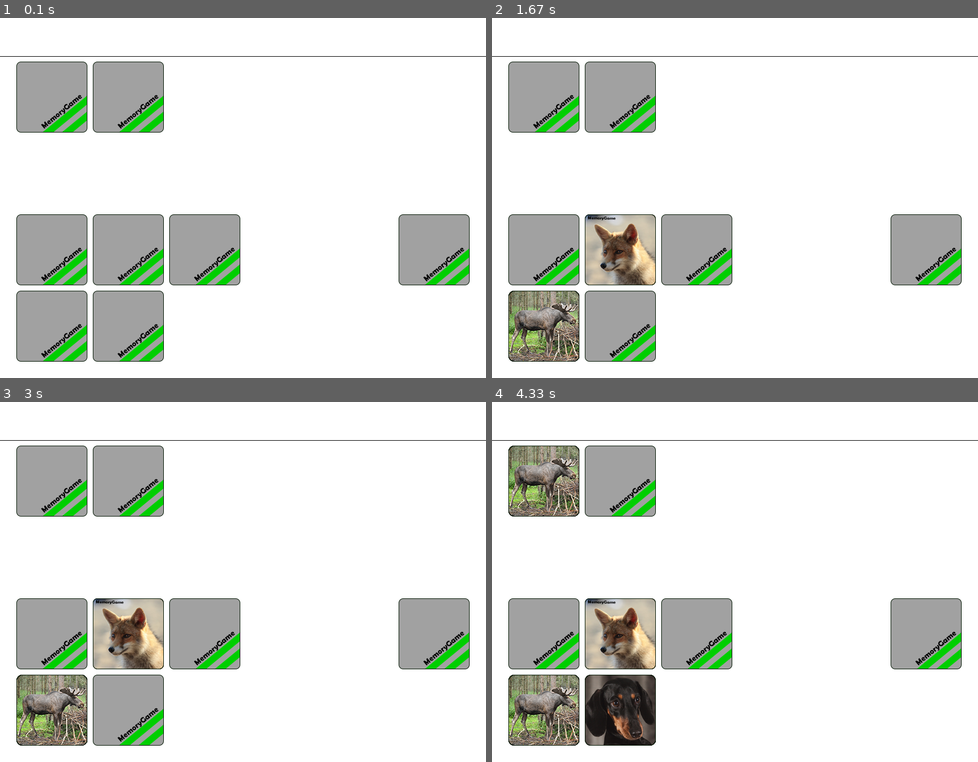
Above: before the commit, frames 1-4 (two rows, left to right).
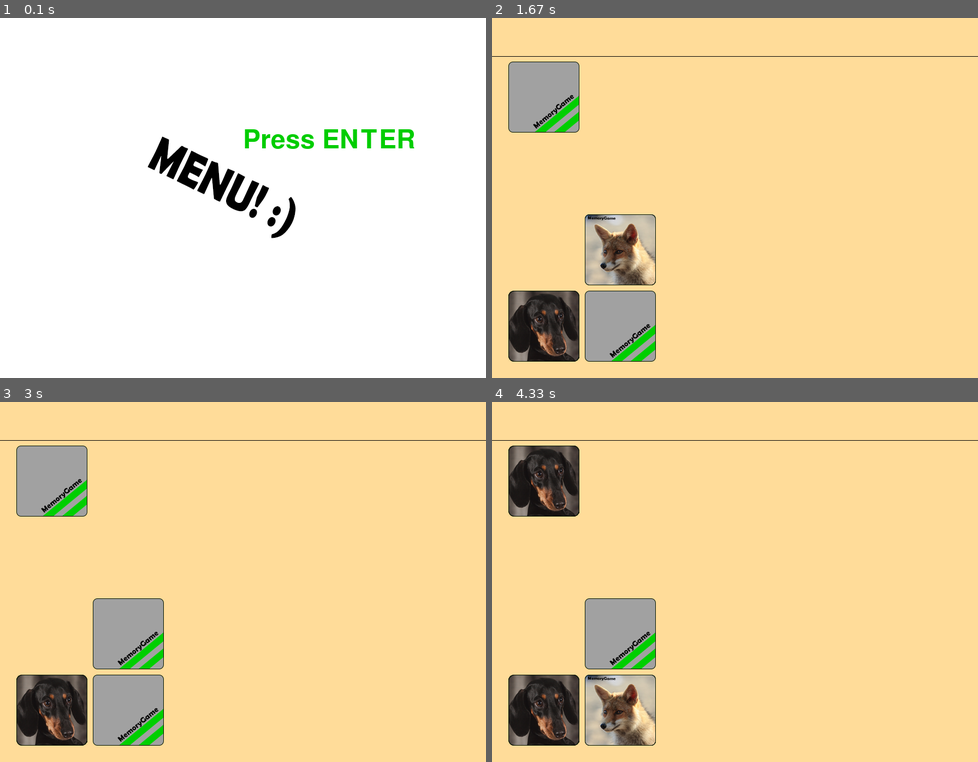
Above: after the commit, the same moments.

Repository: TheAndry/PygamePracticeGame
Game: pygame game, started from MemoryGame.py
Two runs of this game, one before a commit and one after it. Both use one fixed random seed, a clock stepped at 60 frames per second and the inputs below.
Inputs (mouse positions are in pixels of both pictures, inside the frame that each line leads up to):
- Up to frame 1 (0.1 s): no input
- Up to frame 2 (1.67 s): tap Enter at 0.33 s; press the mouse at (618, 248) at 0.7 s; move the mouse to (589, 277) at 0.8 s; release the mouse at (564, 302) at 0.93 s; press the mouse at (545, 327) at 1.03 s; move the mouse to (730, 309) at 1.13 s; release the mouse at (919, 291) at 1.27 s
- Up to frame 3 (3 s): press the mouse at (53, 711) at 2.87 s; move the mouse to (189, 596) at 2.97 s
- Up to frame 4 (4.33 s): release the mouse at (822, 481) at 3.1 s; press the mouse at (545, 711) at 3.2 s; move the mouse to (657, 657) at 3.3 s; release the mouse at (773, 603) at 3.43 s; press the mouse at (545, 481) at 3.53 s; move the mouse to (613, 549) at 3.63 s; release the mouse at (686, 614) at 3.77 s; press the mouse at (545, 481) at 3.87 s; move the mouse to (720, 488) at 3.97 s; release the mouse at (895, 499) at 4.1 s; press the mouse at (618, 711) at 4.2 s; move the mouse to (676, 646) at 4.3 s

The runs differ from the first frame. In frame 1, 26% of the frame differs, in the area x 0-100%, y 10-96%; in frame 2, 91%; in frame 3, 93%; in frame 4, 99%, in the area x 0-100%, y 0-100%.

Commit message:
Game class and different views added.

Diff:
--- a/MemoryGame.py
+++ b/MemoryGame.py
@@ -1,23 +1,35 @@
-import pygame, sys, random
+# -*- coding: utf-8 -*-
+
+import pygame, sys, random, time
 
 pygame.init()
 
-width = 890
-height = 660
-screen = pygame.display.set_mode([width, height])
+WIDTH = 890
+HEIGHT = 660
+gameScreen = pygame.display.set_mode([WIDTH, HEIGHT])
 
 pygame.display.set_caption('MemoryGame')
-
+time = pygame.time.Clock()
+
+# TODO: Try to make image thing better
 '''Pictures from https://pixabay.com/'''  # TODO: Need 12 cards
 card_back = pygame.image.load("./resources/cardBack.png").convert_alpha()
 card_fox = pygame.image.load("./resources/cardFox.png").convert_alpha()
 card_dachshund = pygame.image.load("./resources/cardDachshund.png").convert_alpha()
 card_moose = pygame.image.load("./resources/cardMoose.png").convert_alpha()
 card_bear = pygame.image.load("./resources/cardBear.png").convert_alpha()
+menu_image = pygame.image.load("./resources/gameMenu.png").convert()
 
 cardSize = card_back.get_rect().size
 
-allCardsList = [card_fox, card_dachshund, card_moose, card_bear]
+allCardsList = [card_fox, card_dachshund]  # card_bear, card_moose Removed for testing
+
+
+def Text(screen, text, size, color, coords):
+    lfont = pygame.font.SysFont(None, size)
+    labl = lfont.render(text, 1, color)
+    screen.blit(labl, coords)
+
 
 class Card:
     def __init__(self, x, y, picture):
@@ -27,77 +39,166 @@
         self.card = card_back
 
     def mouse(self, pos, click):  # TODO: Think how to make hover
-
         if self.x + cardSize[0] > pos[0] > self.x and self.y + cardSize[1] > pos[1] > self.y:
             if click[0] == 1:
                 self.card = self.pic
-
-    def ifClicked(self):  # Not sure if it is important
-        if self.card == self.pic:
-            return True
-        else:
-            return False
+                if self in game.mouseClicks:
+                    pass
+                elif self in game.openedCards:
+                    pass
+                else:
+                    game.mouseClicks.append(self)
+
+    def flipBack(self):
+        self.card = card_back
 
     def drawCard(self, scren):
         scren.blit(self.card, [self.x, self.y])
 
+
 class Cards:
     def __init__(self):
-        self.cards1 = []
-        self.cards2 = []
-
-    def board(self):  # TODO: Find if there is any bugs and check if it works correctly
-        coordinates = makeGrid()
+        self.cards = []
+
+    def board(self, grid):
         for card in allCardsList:
-            position = random.randint(0, len(coordinates)-1)
-            self.cards1.append(Card(coordinates[position][0], coordinates[position][1], card))
-            coordinates.pop(position)
-            position = random.randint(0, len(coordinates)-1)
-            self.cards2.append(Card(coordinates[position][0], coordinates[position][1], card))
-            coordinates.pop(position)
+            for i in range(2):
+                position = random.randint(0, len(grid)-1)
+                self.cards.append(Card(grid[position][0], grid[position][1], card))
+                grid.pop(position)
+
+    def click(self):
+        for cardclick in self.cards:
+            cardclick.opened()
 
     def mouse(self, pos, click):
-        for cardmouse in self.cards1:
+        for cardmouse in self.cards:
             cardmouse.mouse(pos, click)
-        for cardmouse2 in self.cards2:
-            cardmouse2.mouse(pos, click)
 
     def drawBoard(self, display):
-        for draw in self.cards1:
+        for draw in self.cards:
             draw.drawCard(display)
-        for draw2 in self.cards2:
-            draw2.drawCard(display)
-
-def makeGrid():
-    gridList = []
-
-    for i in range(4):  # cards in vertical |
-        y = 80 + (i*10)
-        y += i*cardSize[1]
-        for j in range(6):  # cards in horizontal --
-            x = 30 + (j*10)
-            x += j*cardSize[0]
-            f = x, y
-            gridList.append(f)
-
-    random.shuffle(gridList)
-    return gridList
-
-def playGame():
-    pass
-
-kaartid = Cards()  # For testing
-kaartid.board()
+
+
+class Status():
+    menu = 1
+    game = 2
+    end = 3
+    pause = 4
+
+
+class Game:
+    def __init__(self, screen):
+        self.currentStatus = Status.menu
+        self.currentScreen = screen
+        self.cards = Cards()
+        self.openedCards = []
+        self.mouseClicks = []
+        self.gameBackground = None  # TODO: Make game background
+
+    def makeGrid(self):  # Think where to put this
+        gridList = []
+
+        for i in range(4):  # cards in vertical |
+            y = 80 + (i*10)
+            y += i*cardSize[1]
+            for j in range(6):  # cards in horizontal --
+                x = 30 + (j*10)
+                x += j*cardSize[0]
+                f = x, y
+                gridList.append(f)
+
+        random.shuffle(gridList)
+
+        return gridList
+
+    def showMenu(self):
+        self.currentStatus = Status.menu
+        #pygame.mixer.music.stop()
+        #pygame.mixer.music.load(BACKGROUND MUSIC)
+        #pygame.mixer.music.play(-1)
+
+    def startGame(self):
+        self.currentStatus = Status.game
+        self.cards.board(self.makeGrid())
+        #pygame.mixer.music.stop()
+        #pygame.mixer.music.load(BACKGROUND MUSIC WHILE PLAYING)
+        #pygame.mixer.music.play(-1)
+
+    def goPause(self):
+        self.currentStatus = Status.pause
+        #pygame.mixer.music.pause()
+
+    def backToGame(self):
+        self.currentStatus = Status.game
+        #pygame.mixer.music.unpause()
+
+    def gameEnd(self):
+        self.currentStatus = Status.end
+        #sound = pygame.mixer.Sound(GAME END SOUND)
+        #sound.play()
+        #pygame.mixer.music.stop()
+
+    def turnCards(self):
+        if len(self.mouseClicks) == 2:
+            pygame.display.flip()
+            if self.mouseClicks[0].pic is self.mouseClicks[1].pic:
+                self.openedCards.append(self.mouseClicks[0]); self.openedCards.append(self.mouseClicks[1])
+                del self.mouseClicks[:]
+            else:
+                pygame.time.wait(1500)
+                self.mouseClicks[0].flipBack(); self.mouseClicks[1].flipBack()
+
+                del self.mouseClicks[:]  # mouseClicks.clear()
+
+    def ifOpened(self):
+        if len(self.openedCards) == len(allCardsList)*2:
+            self.gameEnd()
+
+    def updateScreen(self):
+        if self.currentStatus == Status.menu:
+            self.currentScreen.blit(menu_image, (0, 0))
+            Text(self.currentScreen, 'Press ENTER', 70, (0, 205, 0), (445, 200))
+            pygame.display.flip()
+
+        if self.currentStatus == Status.game:  # Make time tick
+            self.currentScreen.fill([255, 220, 153])
+            pygame.draw.line(self.currentScreen, [0, 0, 0], [0, 70], [WIDTH, 70])
+            self.cards.drawBoard(self.currentScreen)
+            self.turnCards()
+            self.ifOpened()
+
+            pygame.display.flip()
+
+        if self.currentStatus == Status.end:  # TODO: Make green fade
+            pygame.time.wait(600)
+            self.currentScreen.fill([0, 207, 0])
+            Text(self.currentScreen, 'Game completed!', 70, (0, 0, 0), (0, 0))
+            pygame.display.flip()
+
+        if self.currentStatus == Status.pause:
+            pass
+
+
+game = Game(gameScreen)
+game.showMenu()
 
 while True:
-    screen.fill([255, 255, 255])
-    pygame.draw.line(screen, [0,0,0], [0, 70], [width, 70])  # Remove this
-
-    kaartid.drawBoard(screen)
+
     for event in pygame.event.get():
         if event.type == pygame.QUIT:
+            pygame.quit()
             sys.exit()
-        elif event.type == pygame.MOUSEBUTTONDOWN:
-            kaartid.mouse(pygame.mouse.get_pos(), pygame.mouse.get_pressed())
-
-    pygame.display.flip()
+
+        if game.currentStatus == Status.menu:
+            if event.type == pygame.QUIT:
+                sys.exit()
+            elif event.type == pygame.KEYDOWN:
+                if event.key == pygame.K_RETURN:
+                    game.startGame()
+
+        if game.currentStatus == Status.game:
+            if event.type == pygame.MOUSEBUTTONDOWN:
+                game.cards.mouse(pygame.mouse.get_pos(), pygame.mouse.get_pressed())
+
+    game.updateScreen()
Binary file added: resources/gameMenu.png
